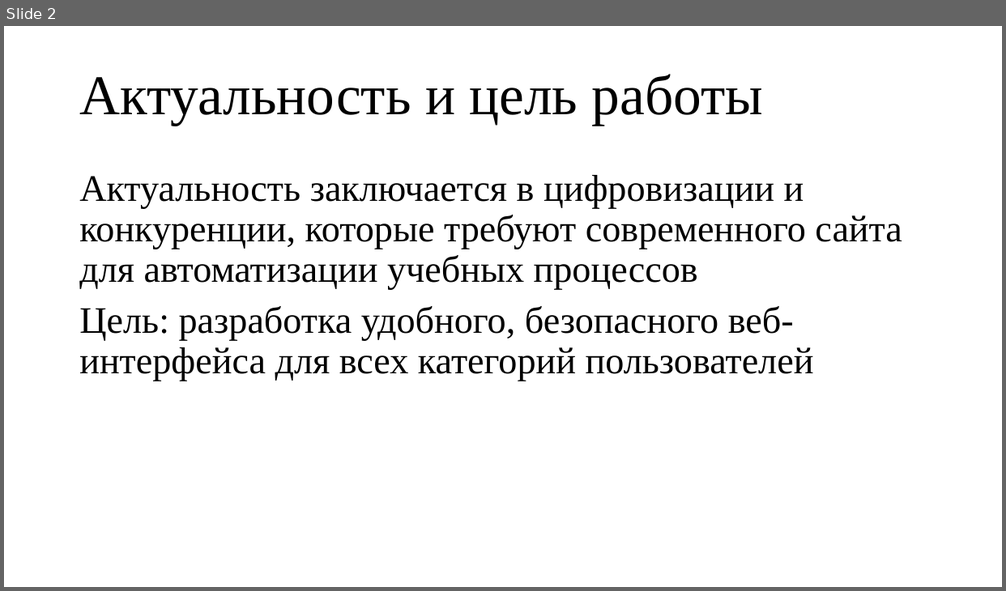
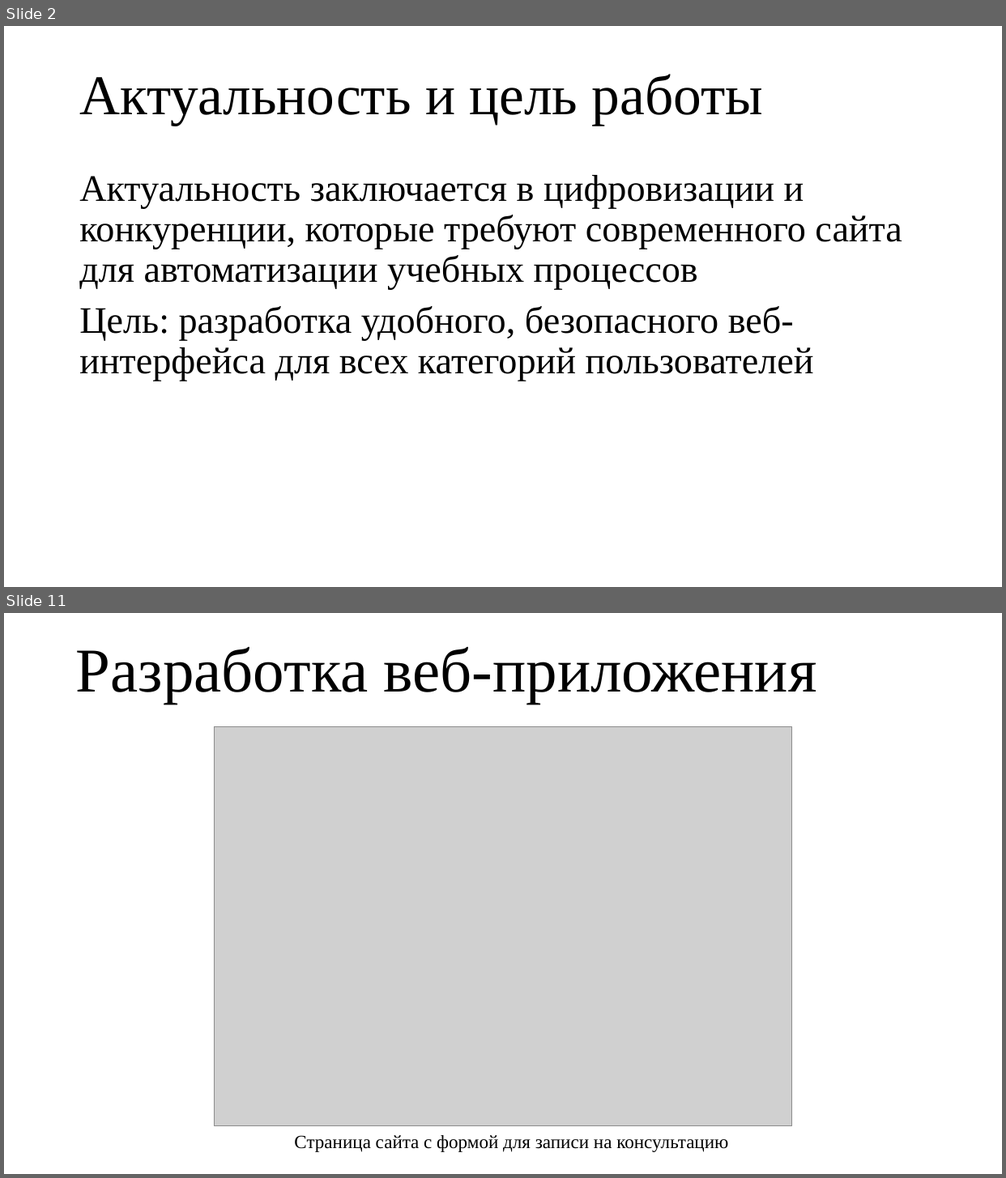
Before and after one commit to chinazes532/ITSchoolWeb, a slide deck: Презентация.pptx. Shown one above the other, each under a label of ours: slide 2 before the commit, slides 2 and 11 after it; the slides between them are not shown. The pictures are 1006x591 and 1006x1178 pixels, drawn with LibreOffice and Linux fonts; fonts in the diff are those of the drawing; grey boxes stand for pictures. Boxes give left, top, right and bottom in pixels: in the first picture for what was removed or moved away, otherwise in the second. Text is boxed around its words. In the diff, an @@ line names an element or a change of style, - is before the commit and + after.

```diff
--- a/Презентация.pptx
+++ b/Презентация.pptx
@@ slide 11 added at (4, 613, 1002, 1174), background #FFFFFF @@
@@ title added at (76, 647, 817, 704), 60 pt, text #000000 @@
+Разработка веб-приложения
@@ picture added at (215, 726, 792, 1126) @@
@@ text added at (72, 989, 933, 1112), 10 pt, text #FFFFFF @@
+.
@@ text added at (294, 1135, 728, 1152), 18 pt, text #000000 @@
+Страница сайта с формой для записи на консультацию
```
Also in this commit, not shown: 1 slide changed, 9 other slides added.
